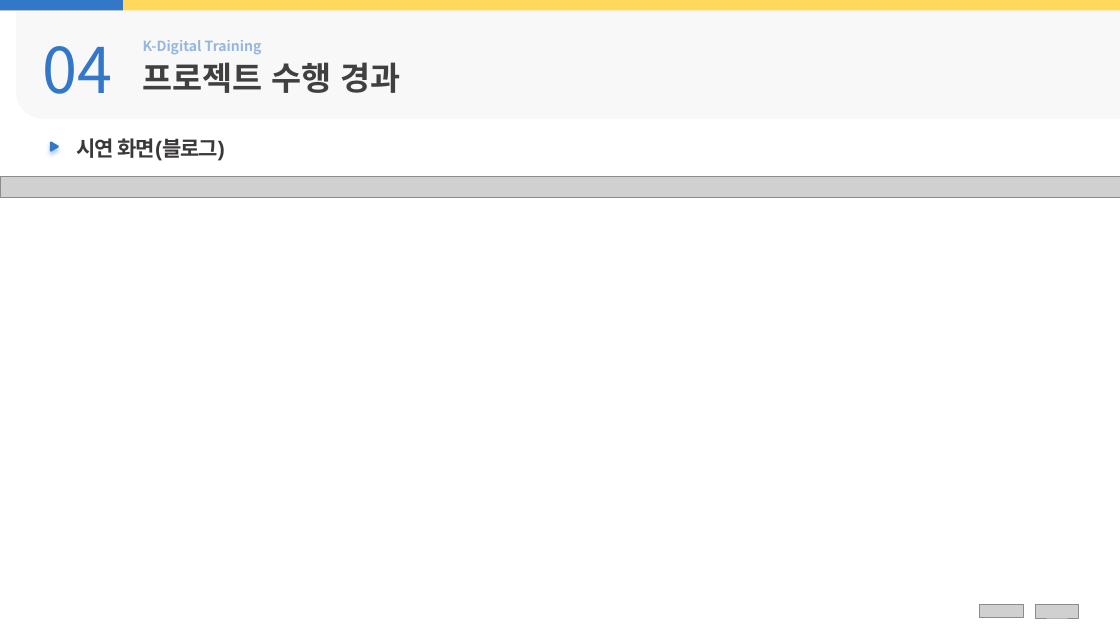
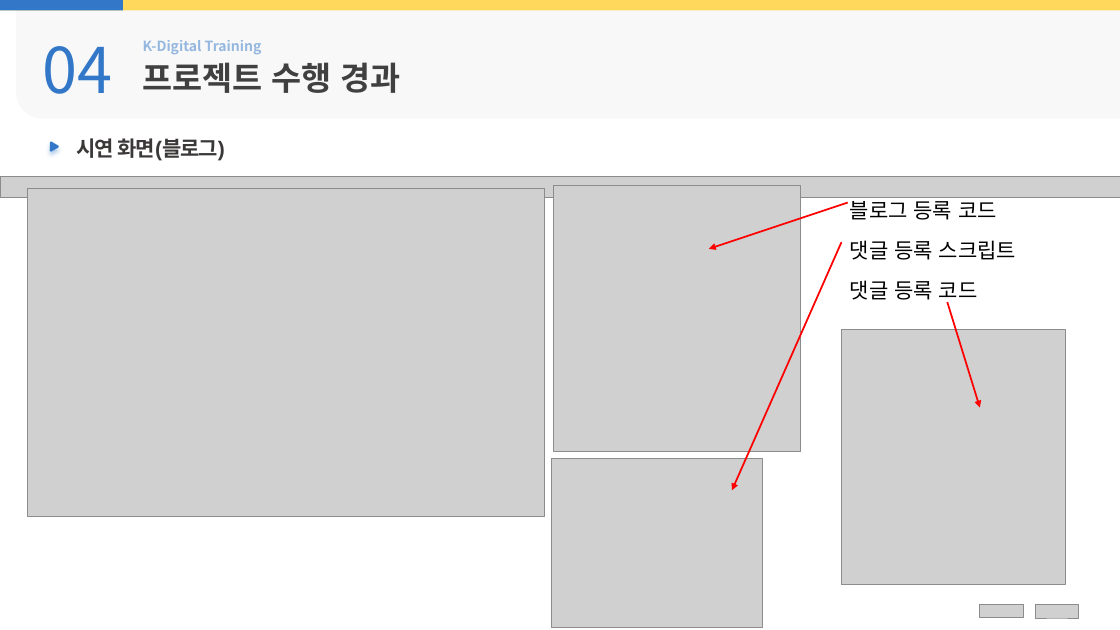
Before and after one commit to juhyeonjong2/EzenCompany, a slide deck: slide 16 of Documents/8. 발표/3. KDT 결과보고서/결과보고서_B팀(클라우드 기반 Spring Framework를 활용한 기업 커뮤니티 시스템).pptx. Drawn at 1120x630 pixels with LibreOffice and Linux fonts; fonts in the diff are those of the drawing; grey boxes stand for pictures; background and template pictures are left out. Boxes give left, top, right and bottom in pixels: in the first picture for what was removed or moved away, otherwise in the second. Text is boxed around its words. In the diff, an @@ line names an element or a change of style, - is before the commit and + after.

```diff
--- a/Documents/8. 발표/3. KDT 결과보고서/결과보고서_B팀(클라우드 기반 Spring Framework를 활용한 기업 커뮤니티 시스템).pptx
+++ b/Documents/8. 발표/3. KDT 결과보고서/결과보고서_B팀(클라우드 기반 Spring Framework를 활용한 기업 커뮤니티 시스템).pptx
@@ picture added at [28, 188, 545, 517] @@
@@ picture added at [554, 186, 801, 452] @@
@@ arrow added from (848, 202) to (709, 249), #FF0000 1.5 pt @@
@@ text added at [850, 197, 1016, 304], 18 pt, text #000000 @@
+블로그 등록 코드
+댓글 등록 스크립트
+댓글 등록 코드
@@ arrow added from (842, 242) to (732, 491), #FF0000 1.5 pt @@
@@ picture added at [842, 329, 1065, 585] @@
@@ arrow added from (948, 302) to (981, 408), #FF0000 1.5 pt @@
@@ picture added at [552, 459, 763, 628] @@
```
Also in this commit, not shown: 6 other slides changed.
